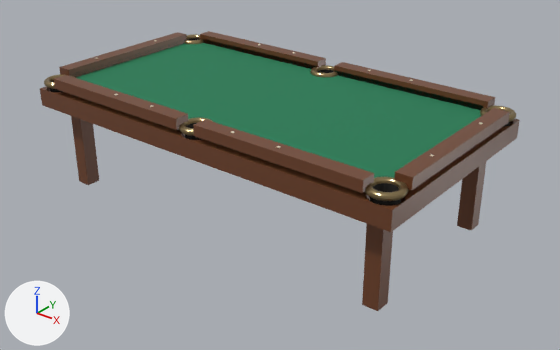
The glTF model app/src/main/assets/models/table.glb, before and after one commit.
Both versions are drawn from a 50 mm lens placed at (2.97, -3.59, 2.46), pointed at (0.11, -0.01, 0.24). The lights are fixed; the arrows at lower left show +X, +Y and +Z. The first picture is the older version. Where no turn or scale is listed for an object, it has been applied to the vertices. Vertices at exactly the same position are counted once.

The scene before the commit, as lines of its bpy script (objects in view):
```python
ob_sm_apron = bpy.data.objects.new('SM_Apron', me_cube_073)
ob_sm_apron.location = (0.0, 0.0, 0.65)
ob_sm_cloth = bpy.data.objects.new('SM_Cloth', me_cube)
ob_sm_cloth.location = (0.0, 0.0, 0.73)
ob_sm_legs = bpy.data.objects.new('SM_Legs', me_cube_074)
ob_sm_legs.location = (1.2, 0.55, 0.295)
ob_sm_pocketrims = bpy.data.objects.new('SM_PocketRims', me_torus)
ob_sm_pocketrims.location = (1.27, 0.635, 0.753)
ob_sm_rails = bpy.data.objects.new('SM_Rails', me_cube_061)
ob_sm_rails.location = (0.635, 0.685, 0.78)
# also in view: 'SM_PocketWells' at (0.0, 0.0, 0.68); 'SM_Cushions' at (0.0, 0.0, 0.76)
```
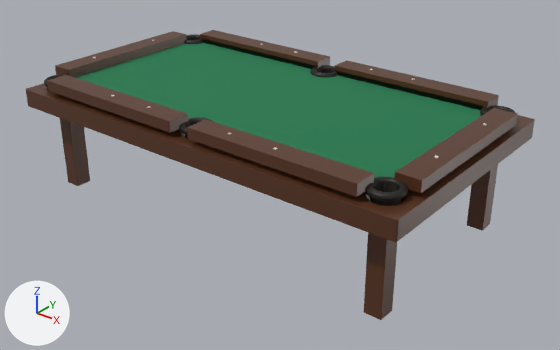
Where the newer file only moved an object's origin or applied its transform, the numbers keep the older frame.

Where the change shows, as pixel boxes (x1, y1, x2, y2) in the pictures (560 x 350 px; the box of a moved part takes in the faces that stretch with it):
'SM_Rails', recoloured, reshaped: before (54, 31, 510, 193); after (47, 30, 518, 197)
'SM_Apron', recoloured, reshaped (6% wider, 10% taller): before (40, 87, 520, 232); after (26, 83, 535, 242)
'SM_Legs', recoloured, rescaled: before (71, 116, 486, 311); after (60, 118, 498, 320)
'SM_PocketRims', recoloured, surface changed: (44, 34, 516, 201) in both
part 3 of me_cube_061, moved or reshaped: before (59, 32, 185, 75); after (55, 31, 185, 75)
part 4 of me_cube_061, moved or reshaped: before (54, 75, 374, 193); after (47, 75, 374, 197)
part 5 of me_cube_061, moved or reshaped: before (201, 31, 495, 108); after (201, 30, 499, 108)
part 6 of me_cube_061, moved or reshaped: before (396, 108, 510, 190); after (396, 108, 518, 193)

The edits, one by one:
Material 'MAT_Wood' (mat_mat_wood) changes colour from brown #6f4229 to brown #593521; in linear values from (0.16, 0.055, 0.022) to (0.1, 0.035, 0.015).
Material 'MAT_Rim' (mat_mat_rim) changes colour from brown #9e8961 to black #27231f; in linear values from (0.34, 0.25, 0.12) to (0.02, 0.017, 0.014).
In material 'MAT_Rim' (mat_mat_rim), metallic goes from 0.85 to 0.3.
In material 'MAT_Rim' (mat_mat_rim), roughness goes from 0.28 to 0.55.
me_cube_073 is used by ob_sm_apron; location (0.0, 0.0, 0.65).
me_cube_073 had 1672 vertices, 3364 faces and spanned x -1.37..1.37, y -0.74..0.74, z -0.06..0.06.
me_cube_073 now has 1652 vertices, 3324 faces and spans x -1.44..1.44, y -0.81..0.81, z -0.06..0.06.
me_cube_073 part 1: 193 vertices moved from x -1.37..1.37, y -0.73..0.73, z -0.06..0.06 to x -1.37..1.38, y -0.73..0.74, z -0.06..0.06; 702 vertices removed from x -1.37..1.37, y -0.74..0.74, z -0.06..0.06; 682 vertices added at x -1.44..1.44, y -0.81..0.81, z -0.06..0.06.
me_cube_074 is used by ob_sm_legs; location (1.2, 0.55, 0.295).
me_cube_074 had 224 vertices, 432 faces and spanned x -2.45..0.05, y -1.15..0.05, z -0.29..0.29.
me_cube_074 now has 224 vertices, 432 faces and spans x -2.5..0.1, y -1.2..0.11, z -0.29..0.29.
me_cube_074 part 2: the whole mesh is scaled about its middle by (1.04, 1.09, 1).
me_cube_061 is used by ob_sm_rails; location (0.635, 0.685, 0.78).
me_cube_061 had 576 vertices, 1128 faces and spanned x -2.0..0.74, y -1.42..0.05, z -0.04..0.04.
me_cube_061 now has 576 vertices, 1128 faces and spans x -2.06..0.79, y -1.47..0.1, z -0.04..0.04.
me_cube_061 part 3: all 48 vertices in x -2.0, y -1.25..-0.12, z -0.04..0.04 are moved by (-0.05, 0.0, 0.0).
me_cube_061 part 4: all 96 vertices in x -1.84..0.56, y -1.42, z -0.04..0.04 are moved by (0.0, -0.05, 0.0).
me_cube_061 part 5: all 96 vertices in x -1.84..0.56, y 0.05, z -0.04..0.04 are moved by (0.0, 0.05, 0.0).
me_cube_061 part 6: all 48 vertices in x 0.73..0.74, y -1.25..-0.12, z -0.04..0.04 are moved by (0.05, 0.0, 0.0).
